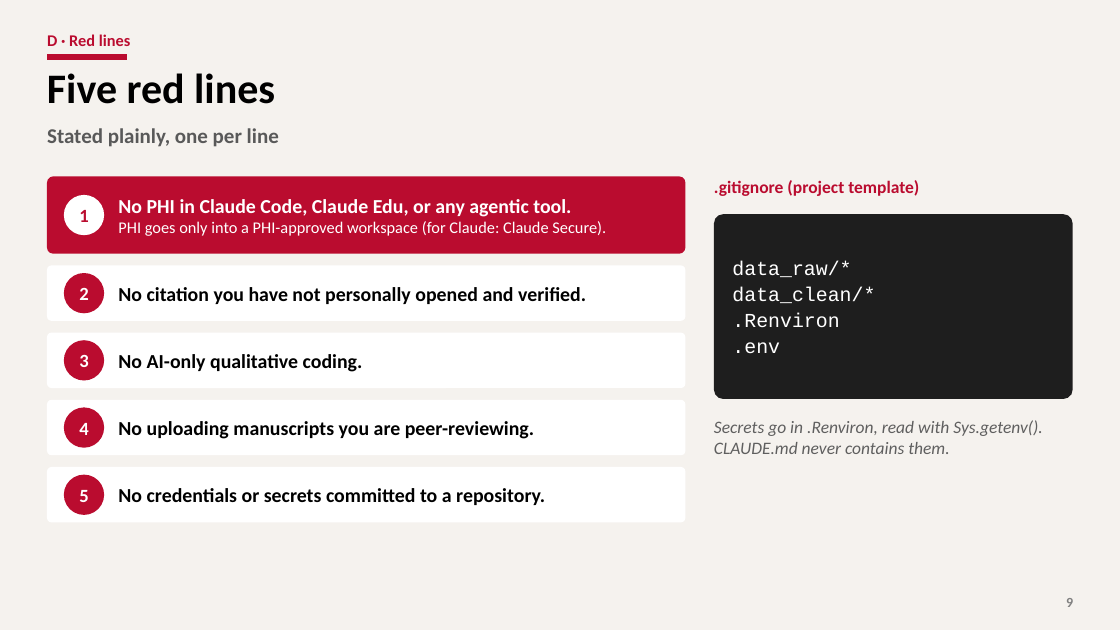
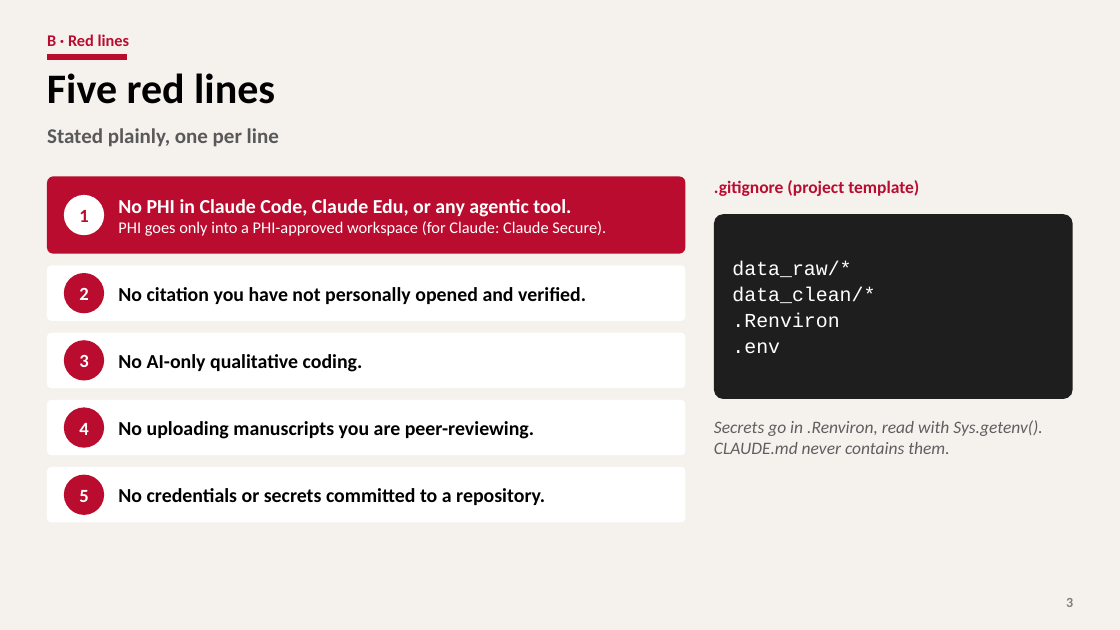
Before and after one commit to YungChun0303/ai_workshop_edu, a slide deck: slide 3 of part4_ethics/slides/part4_ethics.pptx (slide 9 before the commit). Drawn at 1120x630 pixels with LibreOffice and Linux fonts; fonts in the diff are those of the drawing; background and template pictures are left out. Boxes give left, top, right and bottom in pixels: in the first picture for what was removed or moved away, otherwise in the second. Text is boxed around its words. In the diff, an @@ line names an element or a change of style, - is before the commit and + after.

```diff
--- a/part4_ethics/slides/part4_ethics.pptx
+++ b/part4_ethics/slides/part4_ethics.pptx
@@ text at [47,34,130,46]: text changed @@
-D · Red lines
+B · Red lines
@@ page number at [1066,598,1073,607]: text changed @@
-9
+3
```
Also in this commit, not shown: 10 other slides changed, 1 other file.
